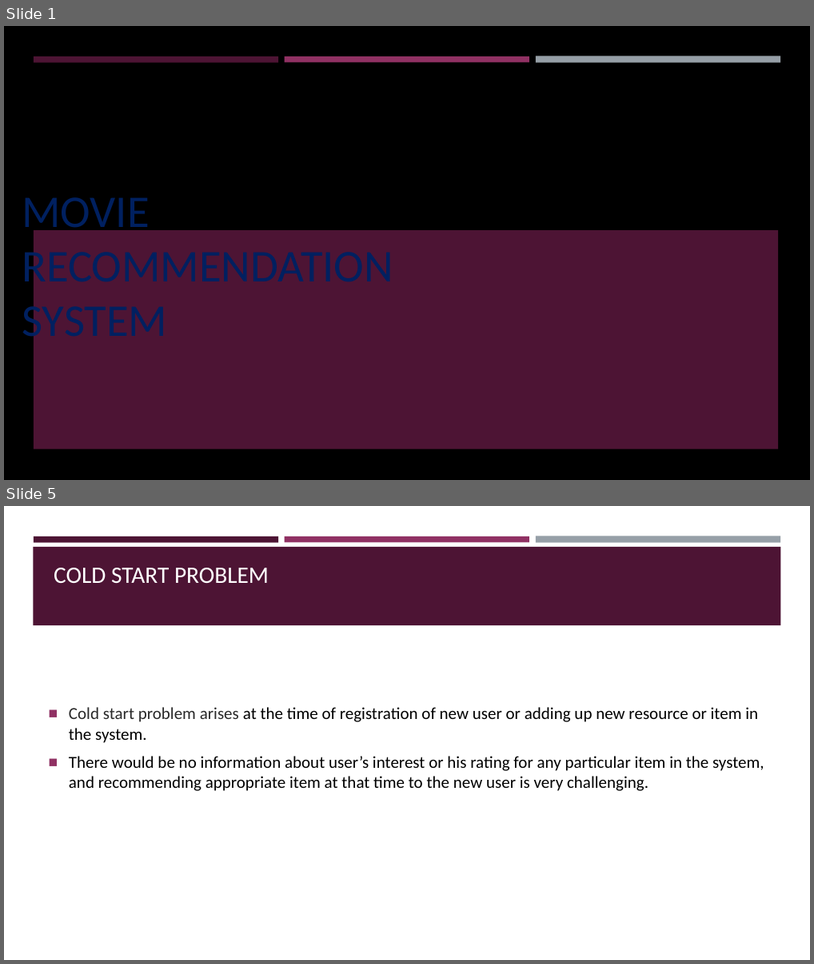
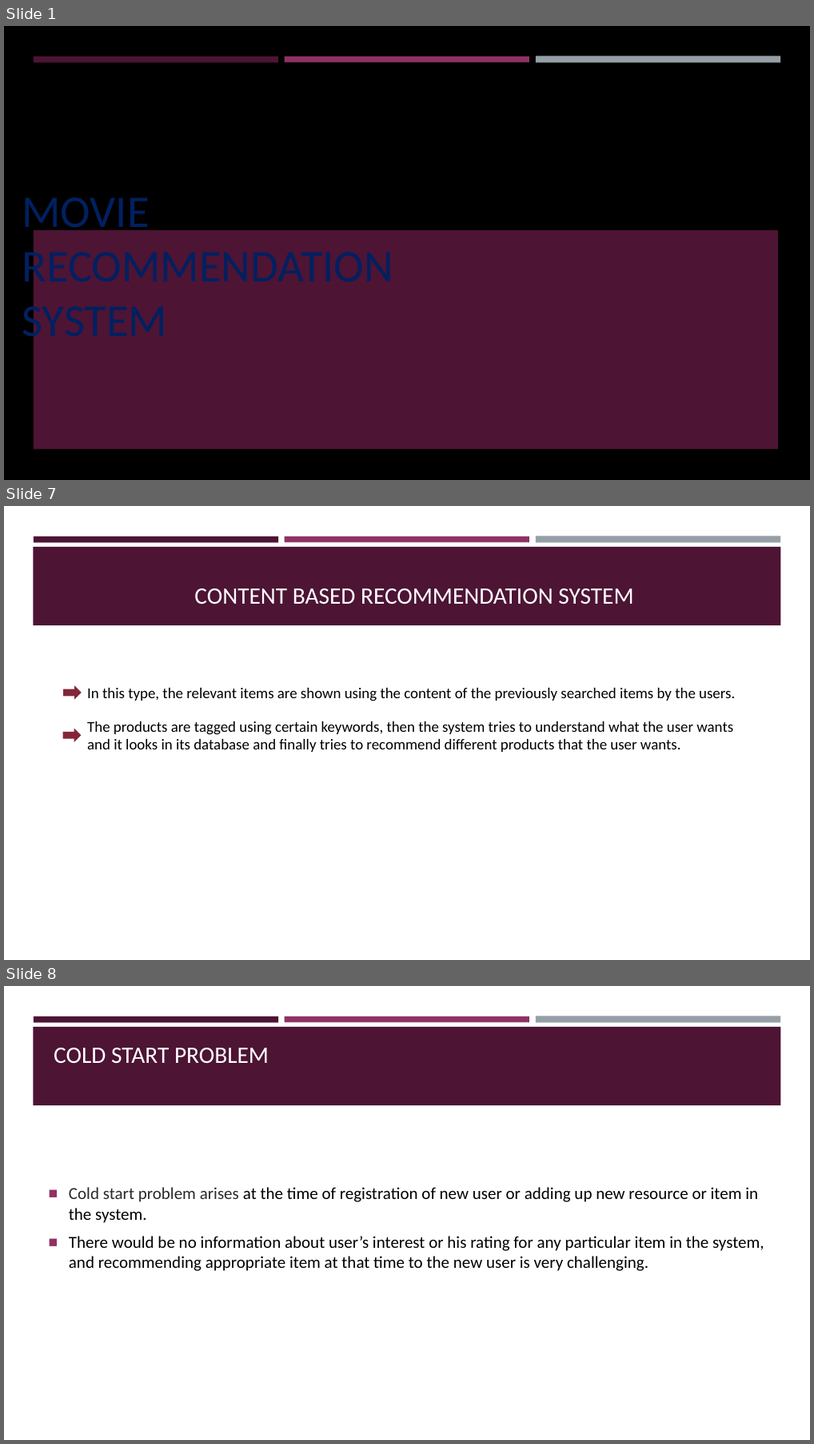
Before and after one commit to InnomaticsResearchLabsProject/Recommendation-system, a slide deck: Movie_RS.pptx. Shown one above the other, each under a label of ours: slides 1 and 5 before the commit, slides 1, 7 and 8 after it; the slides between them are not shown. The pictures are 814x964 and 814x1444 pixels, drawn with LibreOffice and Linux fonts; fonts in the diff are those of the drawing; background and template pictures are left out. Boxes give left, top, right and bottom in pixels: in the first picture for what was removed or moved away, otherwise in the second. Text is boxed around its words. In the diff, an @@ line names an element or a change of style, - is before the commit and + after.

```diff
--- a/Movie_RS.pptx
+++ b/Movie_RS.pptx
@@ slide 7 added at (4, 506, 810, 960), background #FFFFFF; not listed: 4 template elements that a slide beside it also shows @@
@@ title added at (194, 588, 634, 604), 28 pt, text #FFFFFF @@
+CONTENT BASED RECOMMENDATION SYSTEM
@@ right arrow added at (63, 686, 82, 700), fill #852638 @@
@@ text added at (87, 688, 735, 701), 18 pt, text #000000 @@
+In this type, the relevant items are shown using the content of the previously searched items by the users.
@@ text added at (87, 721, 734, 752), 18 pt, text #000000 @@
+The products are tagged using certain keywords, then the system tries to understand what the user wants and it looks in its database and finally tries to recommend different products that the user wants.
@@ right arrow added at (62, 728, 81, 742), fill #852638 @@
@@ what was slide 5 is now slide 8 @@
```
Also in this commit, not shown: 3 slides changed, 2 other slides added.
